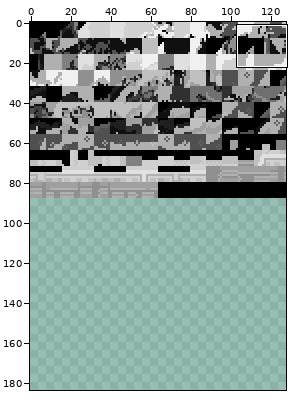
A sprite sheet gets an edit: data/tilesets/secondary/oreburgh_south/tiles.png. The picture above shows the old version from afar; the outline marks the close-up.
Close-up. The starting point:
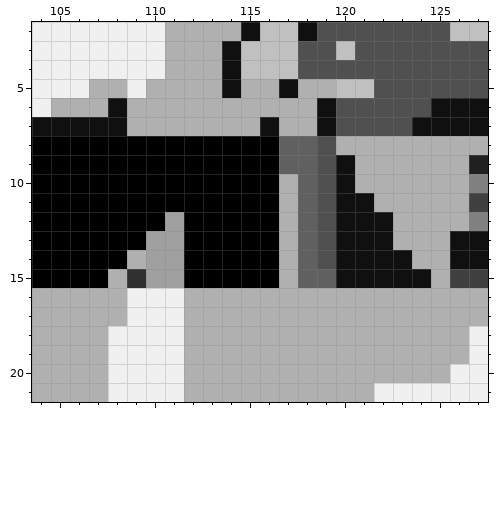
The file is 128x88 pixels. Shown: x 104..127, y 2..21. The old version is drawn lined up with the new one, on the new canvas. The commit also changed other parts of the picture, which this record leaves out.
After the commit:
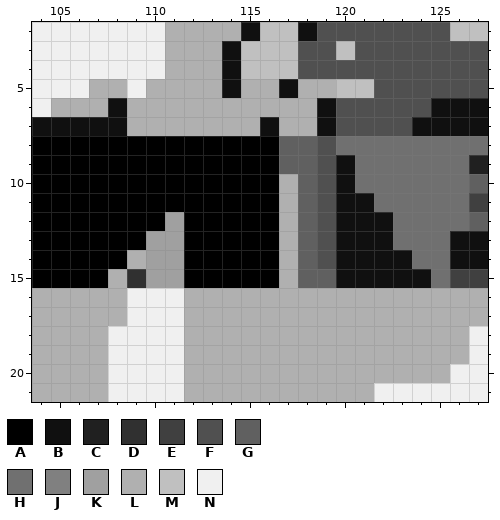
Palette (. is transparent): A #000000  B #101010  C #202020  D #303030  E #404040  F #505050  G #606060  H #707070  J #808080  K #a0a0a0  L #b0b0b0  M #c0c0c0  N #f0f0f0
Changes in this commit:
canvas 128x88 -> 128x184
@@ x 118..127 @@
  7 LBFFFFBBBB
- 8 GFLLLLLLLL
- 9 GFBLLLLLLC
-10 GFBLLLLLLJ
-11 GFBBLLLLLE
-12 GFBBBLLLLJ
-13 GFBBBLLLBB
-14 GFBBBBLLBB
-15 GGBBBBBLEE
+ 8 GFHHHHHHHH
+ 9 GFBHHHHHHC
+10 GFBHHHHHHG
+11 GFBBHHHHHE
+12 GFBBBHHHHG
+13 GFBBBHHHBB
+14 GFBBBBHHBB
+15 GGBBBBBHEE
 16 LLLLLLLLLL
Pixel boxes of the changes (left, top, right, bottom) in both close-ups:
changed: (336, 136, 488, 288)
